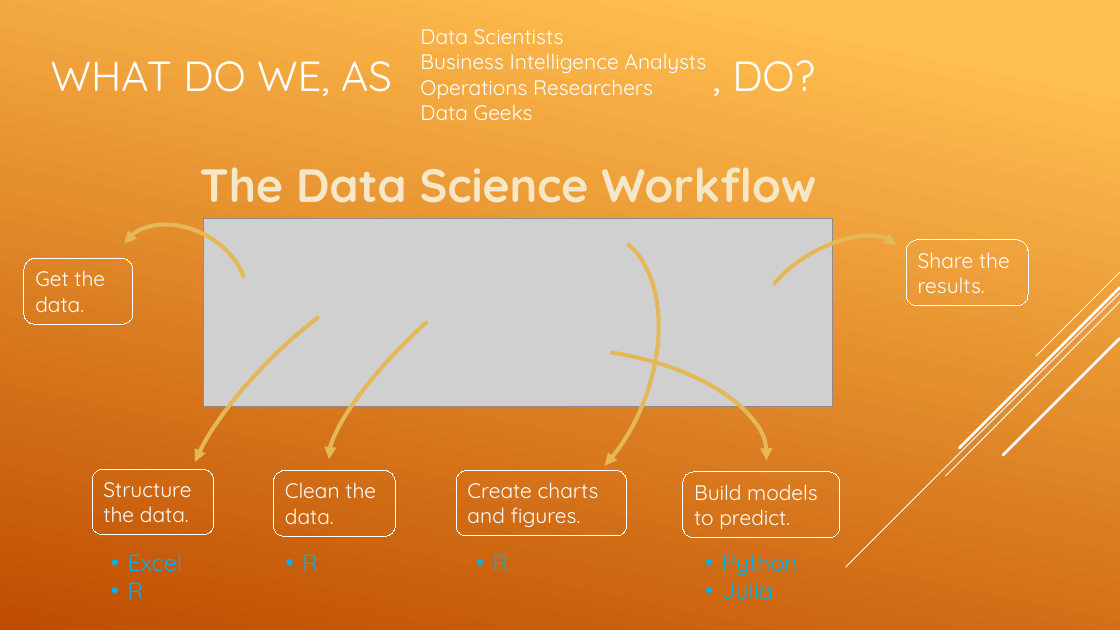
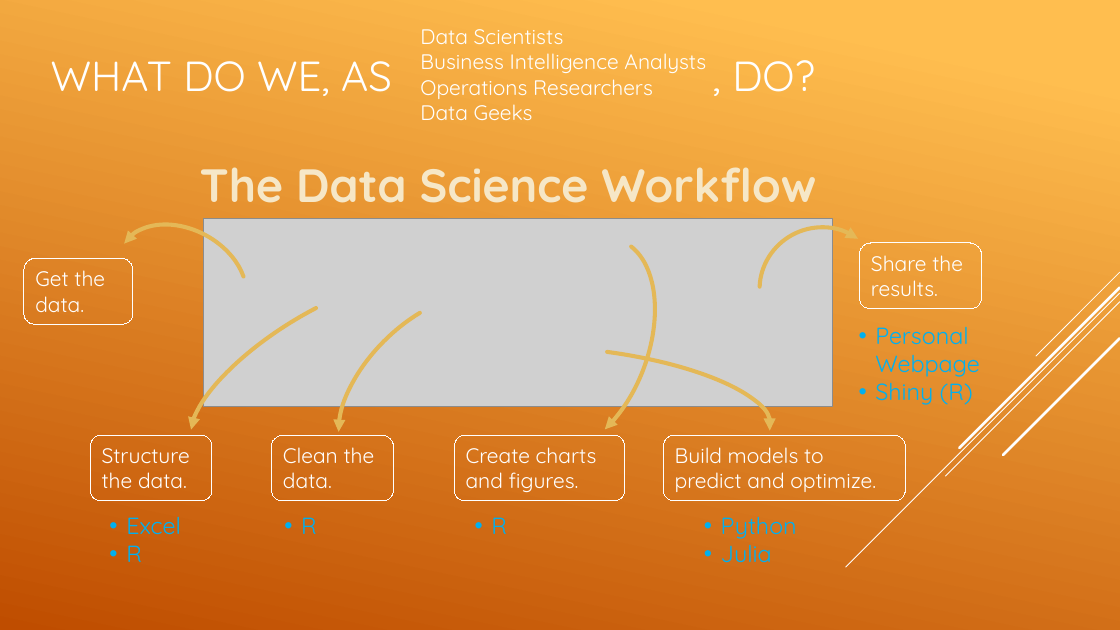
Before and after one commit to adelarue/cos_2021, a slide deck: slide 3 of 2_data_wrangling/Session 2.pptx. Drawn at 1120x630 pixels with LibreOffice and Linux fonts; fonts in the diff are those of the drawing; grey boxes stand for pictures. Boxes give left, top, right and bottom in pixels: in the first picture for what was removed or moved away, otherwise in the second. Text is boxed around its words. In the diff, an @@ line names an element or a change of style, - is before the commit and + after.

```diff
--- a/2_data_wrangling/Session 2.pptx
+++ b/2_data_wrangling/Session 2.pptx
@@ arc (boxed as its full ellipse): place and size @@
-arc (boxed as its full ellipse) at (747, 216, 917, 354)
+arc (boxed as its full ellipse) at (738, 205, 904, 370)
@@ proportions changed in 4 elements at (738, 205, 904, 370), (308, 265, 541, 498), (408, 329, 777, 481), (481, 218, 683, 473) @@
@@ arc (boxed as its full ellipse): place and size @@
-arc (boxed as its full ellipse) at (429, 203, 694, 530)
+arc (boxed as its full ellipse) at (481, 218, 683, 473)
@@ arc (boxed as its full ellipse) at (167, 251, 454, 484): proportions changed; rotation 314 to 327 degrees @@
@@ arc (boxed as its full ellipse): place and size @@
-arc (boxed as its full ellipse) at (308, 245, 552, 490)
+arc (boxed as its full ellipse) at (308, 265, 541, 498)
@@ rounded rectangle "Share the results.": place and size @@
-rounded rectangle "Share the results." at (907, 240, 1028, 306)
+rounded rectangle "Share the results." at (860, 243, 981, 308)
@@ arc (boxed as its full ellipse): place and size @@
-arc (boxed as its full ellipse) at (400, 329, 777, 549)
+arc (boxed as its full ellipse) at (408, 329, 777, 481)
@@ text added at (875, 327, 979, 405), 20 pt, text #00B0F0 @@
+• Personal Webpage
+• Shiny (R)
@@ rounded rectangle "Clean the data.": place and size @@
-rounded rectangle "Clean the data." at (274, 471, 396, 536)
+rounded rectangle "Clean the data." at (271, 435, 393, 501)
@@ rounded rectangle "Build models to predict and ...": place and size @@
-rounded rectangle "Build models to predict and ..." at (683, 472, 840, 538)
+rounded rectangle "Build models to predict and ..." at (664, 435, 906, 501)
@@ text in rounded rectangle at (675, 447, 876, 492): text changed @@
-Build models to predict.
+Build models to predict and optimize.
@@ 4 texts, 2 rounded rectangles: place and size @@
-4 texts, 2 rounded rectangles at (92, 470, 798, 600)
+4 texts, 2 rounded rectangles at (90, 435, 797, 563)
```
Also in this commit, not shown: 3 other slides changed, 8 other files.
